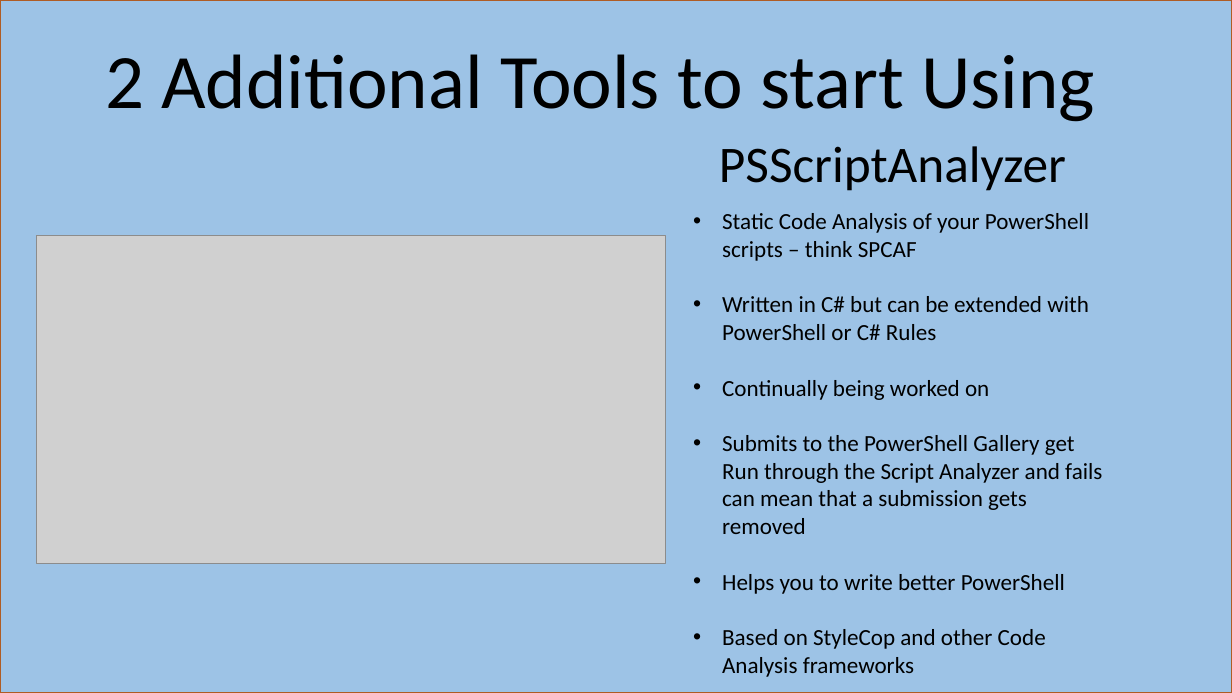
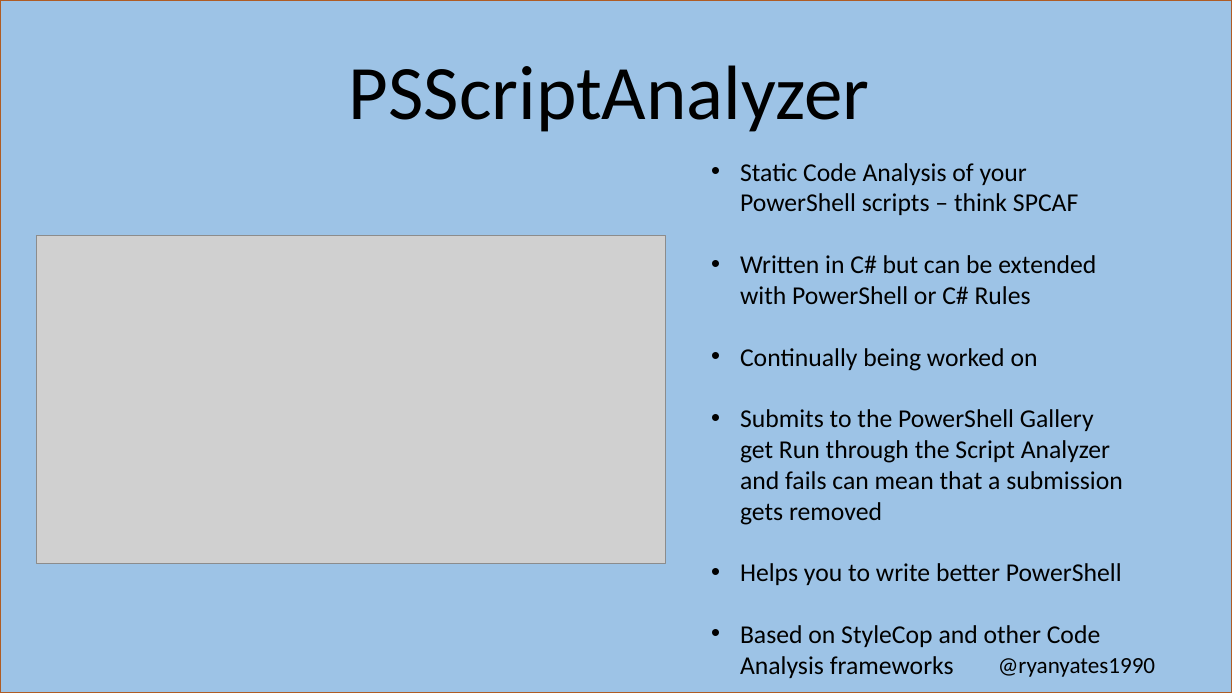
Before and after one commit to kilasuit/Presentations, a slide deck: slide 10 of Teaching The It Pro How to Dev/Teaching the ITPro how to Dev.pptx (slide 9 before the commit). Drawn at 1232x693 pixels with LibreOffice and Linux fonts; fonts in the diff are those of the drawing; grey boxes stand for pictures. Boxes give left, top, right and bottom in pixels: in the first picture for what was removed or moved away, otherwise in the second. Text is boxed around its words. In the diff, an @@ line names an element or a change of style, - is before the commit and + after.

```diff
--- a/Teaching The It Pro How to Dev/Teaching the ITPro how to Dev.pptx
+++ b/Teaching The It Pro How to Dev/Teaching the ITPro how to Dev.pptx
@@ title "PSScriptAnalyzer" moved from (x1=719, y1=146, x2=1066, y2=191) to (x1=349, y1=65, x2=870, y2=132) @@
@@ title "PSScriptAnalyzer" at (x1=349, y1=65, x2=870, y2=132): size 40 to 60 pt; alignment left to centre; line spacing 1 to 0.9; vertical alignment top to bottom @@
@@ title removed at (x1=105, y1=54, x2=1095, y2=122) @@
-2 Additional Tools to start Using
@@ text "Static Code Analysis of your ..." moved from (x1=722, y1=213, x2=1102, y2=677) to (x1=740, y1=163, x2=1122, y2=678) @@
@@ text "Static Code Analysis of your ..." at (x1=740, y1=163, x2=1122, y2=678): size 18 to 20 pt @@
@@ text added at (x1=998, y1=658, x2=1155, y2=677), 18 pt, text #000000 @@
+@ryanyates1990
```
Also in this commit, not shown: 8 other slides changed, 1 slide added.
